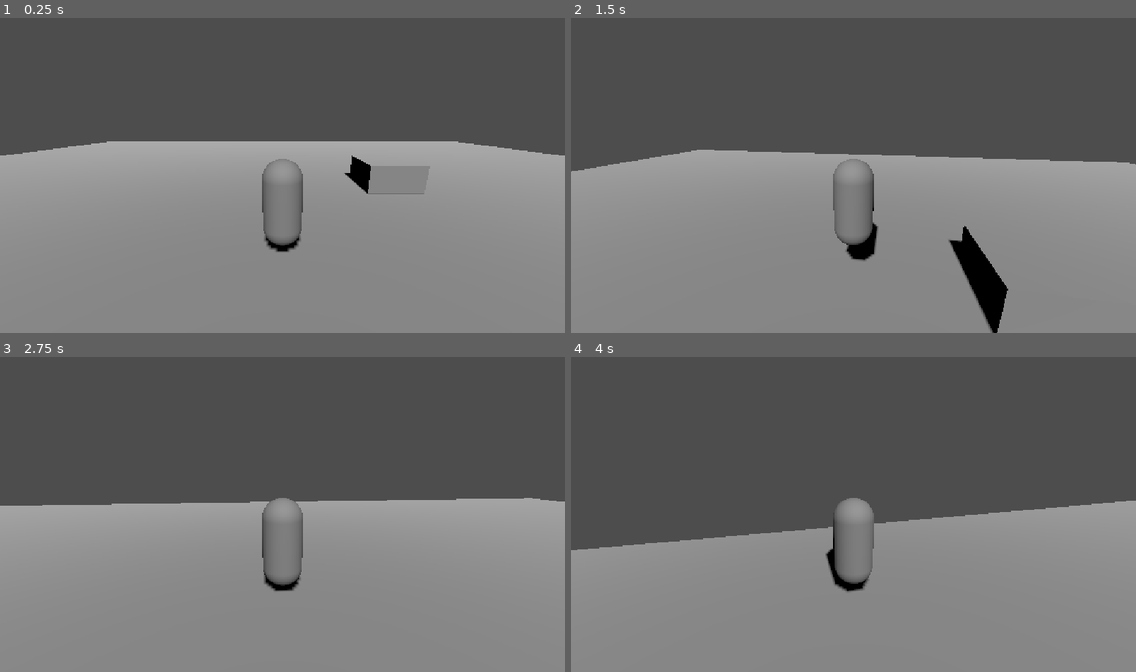
Above: before the commit, frames 1-4 (two rows, left to right).
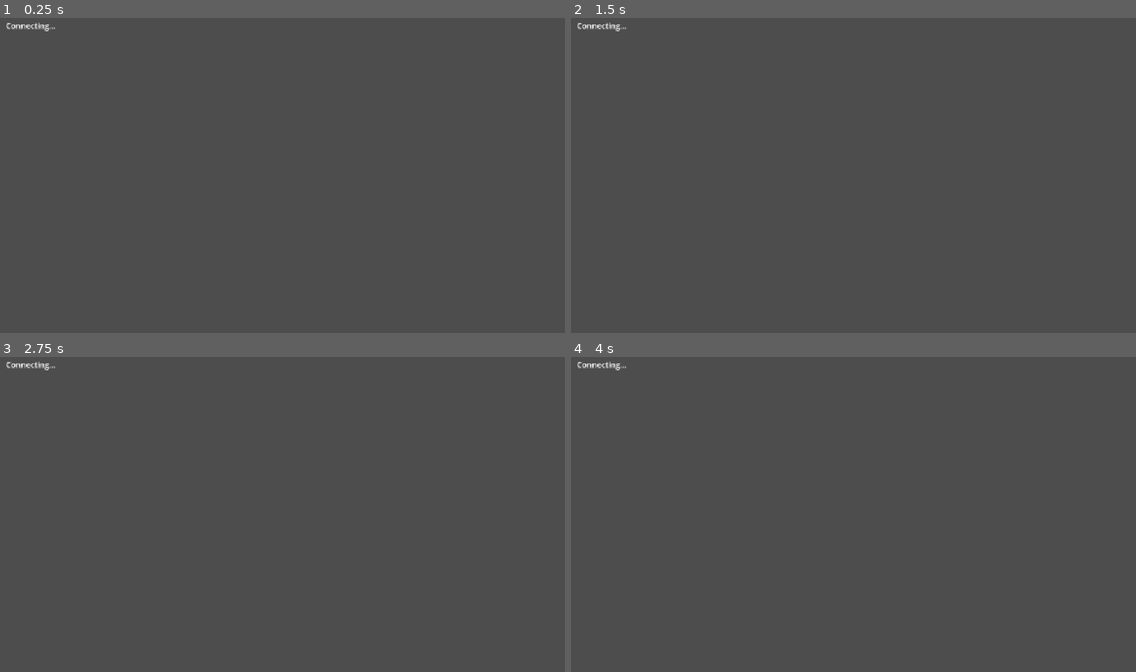
Above: after the commit, the same moments.

Repository: MTAWER77/online-
Game: Godot game, scene res://scenes/worlds/test_room.tscn
Same seed, same stepped clock (60 frames per second), same inputs: the game is played once before the commit and once after it. The project has no main scene, so this scene is started directly.
Inputs (mouse positions are in pixels of both pictures, inside the frame that each line leads up to):
- Up to frame 1 (0.25 s): no input
- Up to frame 2 (1.5 s): tap Enter at 0.5 s; move the mouse to (881, 172) at 0.52 s; hold W (move_forward, bound only before the commit) from 0.53 s (still down); tap F at 0.6, 1.35 s; tap Space (jump, bound only before the commit) at 0.77 s; move the mouse to (825, 175) at 1.27 s
- Up to frame 3 (2.75 s): keep holding W (move_forward, bound only before the commit); tap Space (jump, bound only before the commit) at 1.52 s; move the mouse to (293, 508) at 2.02 s; tap F at 2.1 s
- Up to frame 4 (4 s): keep holding W (move_forward, bound only before the commit); move the mouse to (847, 517) at 2.77 s; tap F at 2.85, 3.6 s; tap Space (jump, bound only before the commit) at 3.02, 3.77 s; move the mouse to (893, 517) at 3.52 s

The runs differ from the first frame. In frame 1, 60% of the frame differs, in the area x 0-100%, y 1-100%; in frame 2, 55%; in frame 3, 54%; in frame 4, 47%.

Commit message:
Add GD-Sync lobby, owner-driven player sync and host-authoritative test
Co-Authored-By: Claude Sonnet 5.5 <noreply@anthropic.com>
Claude-Session: https://claude.ai/code/session_01ERKS8aBLCvtBjR1PsxtFYC

Diff:
--- a/scenes/players/player.tscn
+++ b/scenes/players/player.tscn
@@ -1,6 +1,7 @@
-[gd_scene load_steps=5 format=3]
+[gd_scene load_steps=6 format=3]
 
 [ext_resource type="Script" path="res://scripts/player/player.gd" id="1_player"]
+[ext_resource type="Script" path="res://addons/GD-Sync/Scripts/Types/PropertySynchronizer.gd" id="2_sync"]
 
 [sub_resource type="CapsuleShape3D" id="CapsuleShape3D_player"]
 radius = 0.4
@@ -38,3 +39,13 @@
 margin = 0.2
 
 [node name="Camera3D" type="Camera3D" parent="CameraPivot/SpringArm3D"]
+
+[node name="PropertySynchronizer" type="Node" parent="."]
+script = ExtResource("2_sync")
+broadcast = 2
+process = 1
+refresh_rate = 30
+node_path = NodePath("..")
+properties = PackedStringArray("global_position")
+interpolated = true
+interpolation_speed = 30.0
--- a/scenes/worlds/test_room.tscn
+++ b/scenes/worlds/test_room.tscn
@@ -1,6 +1,8 @@
-[gd_scene load_steps=8 format=3]
+[gd_scene load_steps=10 format=3]
 
 [ext_resource type="PackedScene" path="res://scenes/players/player.tscn" id="1_player"]
+[ext_resource type="Script" path="res://scripts/multiplayer/network_manager.gd" id="2_net"]
+[ext_resource type="Script" path="res://scripts/multiplayer/host_sync_test.gd" id="3_sync_test"]
 
 [sub_resource type="StandardMaterial3D" id="StandardMaterial3D_grey"]
 albedo_color = Color(0.6, 0.6, 0.6, 1)
@@ -18,6 +20,9 @@
 [sub_resource type="BoxMesh" id="BoxMesh_step"]
 material = SubResource("StandardMaterial3D_grey")
 size = Vector3(2, 1, 2)
+
+[sub_resource type="BoxMesh" id="BoxMesh_sync"]
+size = Vector3(1, 1, 1)
 
 [node name="TestRoom" type="Node3D"]
 
@@ -43,5 +48,16 @@
 [node name="MeshInstance3D" type="MeshInstance3D" parent="Step"]
 mesh = SubResource("BoxMesh_step")
 
-[node name="Player" parent="." instance=ExtResource("1_player")]
-transform = Transform3D(1, 0, 0, 0, 1, 0, 0, 0, 1, 0, 0.1, 0)
+[node name="SyncTestBox" type="Node3D" parent="."]
+transform = Transform3D(1, 0, 0, 0, 1, 0, 0, 0, 1, -4, 0.5, -4)
+script = ExtResource("3_sync_test")
+
+[node name="MeshInstance3D" type="MeshInstance3D" parent="SyncTestBox"]
+mesh = SubResource("BoxMesh_sync")
+
+[node name="Players" type="Node3D" parent="."]
+
+[node name="NetworkManager" type="Node" parent="."]
+script = ExtResource("2_net")
+player_scene = ExtResource("1_player")
+players_root = NodePath("../Players")
--- /dev/null
+++ b/scripts/multiplayer/host_sync_test.gd
@@ -0,0 +1,56 @@
+extends Node3D
+## scripts/multiplayer/host_sync_test.gd
+## اختبار التزامن على الـ host: الضغط على F يبدّل لون المكعب عند الاتنين.
+## اللاعب العادي بيطلب من الـ host، والـ host هو اللي يقرر ويطبّق عند الكل.
+## ده نفس النمط اللي هنستخدمه لفتح الباب بعد حل اللغز.
+
+@onready var mesh: MeshInstance3D = $MeshInstance3D
+
+var is_on: bool = false
+var _material: StandardMaterial3D = StandardMaterial3D.new()
+
+
+func _ready() -> void:
+	mesh.material_override = _material
+	_apply_visual()
+	# أي لاعب يقدر يطلب من الـ host
+	GDSync.expose_func(request_toggle)
+	# الـ host بس هو اللي يقدر يفرض الحالة على الباقي
+	GDSync.expose_func(_apply_state, ENUMS.EXPOSE_PERMISSION.HOST)
+	GDSync.client_joined.connect(_on_client_joined)
+
+
+func _unhandled_input(event: InputEvent) -> void:
+	if not (event is InputEventKey):
+		return
+	var key_event := event as InputEventKey
+	if not key_event.pressed or key_event.echo or key_event.physical_keycode != KEY_F:
+		return
+	if not GDSync.is_active():
+		return
+	if GDSync.is_host():
+		request_toggle()
+	else:
+		GDSync.call_func_on(GDSync.get_host(), request_toggle)
+
+
+# بتتنفذ عند الـ host بس
+func request_toggle() -> void:
+	if not GDSync.is_host():
+		return
+	GDSync.call_func_all(_apply_state, not is_on) # call_func_all بتشغّلها عندي وعند الباقي
+
+
+func _apply_state(value: bool) -> void:
+	is_on = value
+	_apply_visual()
+
+
+# لاعب دخل متأخر: الـ host يبعتله الحالة الحالية
+func _on_client_joined(client_id: int) -> void:
+	if GDSync.is_host() and client_id != GDSync.get_client_id():
+		GDSync.call_func_on(client_id, _apply_state, is_on)
+
+
+func _apply_visual() -> void:
+	_material.albedo_color = Color(0.2, 0.8, 0.3) if is_on else Color(0.8, 0.25, 0.25)
--- /dev/null
+++ b/scripts/multiplayer/network_manager.gd
@@ -0,0 +1,130 @@
+extends Node
+## scripts/multiplayer/network_manager.gd
+## الاتصال + إنشاء/دخول اللوبي + عمل لاعب لكل واحد.
+## القاعدة: أول واحد يدخل اللوبي هو الـ host (GD-Sync بتحدده).
+## كل لاعب هو owner للاعبه (حركته منه)، والـ host هو صاحب القرار في الحالة المشتركة.
+
+signal lobby_entered(is_host: bool)
+
+@export var lobby_name: String = "coop-test-room"
+@export var use_local_multiplayer: bool = false # للتجربة من غير مفاتيح (GDSync local)
+@export var player_scene: PackedScene
+@export var players_root: Node3D
+@export var spawn_origin: Vector3 = Vector3(0.0, 0.1, 0.0)
+@export var spawn_spacing: float = 2.0
+
+var _player_spawned: bool = false
+var _status_label: Label
+
+
+func _ready() -> void:
+	_build_status_label()
+
+	GDSync.connected.connect(_on_connected)
+	GDSync.connection_failed.connect(_on_connection_failed)
+	GDSync.lobby_created.connect(_on_lobby_created)
+	GDSync.lobby_creation_failed.connect(_on_lobby_creation_failed)
+	GDSync.lobby_joined.connect(_on_lobby_joined)
+	GDSync.lobby_join_failed.connect(_on_lobby_join_failed)
+	GDSync.client_left.connect(_on_client_left)
+	GDSync.host_changed.connect(_on_host_changed)
+
+	_set_status("Connecting...")
+	if use_local_multiplayer:
+		GDSync.start_local_multiplayer()
+	else:
+		GDSync.start_multiplayer()
+
+
+func _on_connected() -> void:
+	_set_status("Connected, joining lobby...")
+	# نحاول ندخل الأول، لو مش موجود نعمله
+	GDSync.lobby_join(lobby_name)
+
+
+func _on_connection_failed(error: int) -> void:
+	match error:
+		ENUMS.CONNECTION_FAILED.INVALID_PUBLIC_KEY:
+			_set_status("Connection failed: invalid keys")
+		ENUMS.CONNECTION_FAILED.TIMEOUT:
+			_set_status("Connection failed: timeout")
+		_:
+			_set_status("Connection failed (%d)" % error)
+	push_error("GDSync connection failed: %d" % error)
+
+
+func _on_lobby_join_failed(failed_lobby: String, error: int) -> void:
+	if error == ENUMS.LOBBY_JOIN_ERROR.LOBBY_DOES_NOT_EXIST:
+		# اللوبي مش موجود، يبقى أنا اللي هعمله (2 لاعبين، مش public)
+		GDSync.lobby_create(failed_lobby, "", false, 2)
+	else:
+		_set_status("Join failed (%d)" % error)
+		push_error("Lobby join failed: %d" % error)
+
+
+func _on_lobby_created(created_lobby: String) -> void:
+	GDSync.lobby_join(created_lobby) # لازم ندخل خلال 5 ثواني
+
+
+func _on_lobby_creation_failed(failed_lobby: String, error: int) -> void:
+	if error == ENUMS.LOBBY_CREATION_ERROR.LOBBY_ALREADY_EXISTS:
+		# واحد تاني سبقني وعمله، أدخل بس
+		GDSync.lobby_join(failed_lobby)
+	else:
+		_set_status("Create failed (%d)" % error)
+		push_error("Lobby creation failed: %d" % error)
+
+
+func _on_lobby_joined(_joined_lobby: String) -> void:
+	_refresh_status()
+	_spawn_local_player()
+	lobby_entered.emit(GDSync.is_host())
+
+
+func _on_host_changed(_is_host: bool, _new_host_id: int) -> void:
+	_refresh_status()
+
+
+func _on_client_left(client_id: int) -> void:
+	# الـ host بس هو اللي يمسح لاعب اللي خرج (عشان ما يتمسحش مرتين)
+	if not GDSync.is_host() or players_root == null:
+		return
+	for child in players_root.get_children():
+		if GDSync.get_gdsync_owner(child) == client_id:
+			GDSync.multiplayer_queue_free(child)
+	_refresh_status()
+
+
+func _spawn_local_player() -> void:
+	if _player_spawned or player_scene == null or players_root == null:
+		return
+	_player_spawned = true
+
+	# ترتيب الـ IDs ثابت عند الاتنين، فكل لاعب ياخد مكان مختلف
+	var clients: Array = GDSync.lobby_get_all_clients()
+	clients.sort()
+	var index: int = maxi(clients.find(GDSync.get_client_id()), 0)
+
+	var player := GDSync.multiplayer_instantiate(player_scene, players_root) as Node3D
+	player.global_position = spawn_origin + Vector3(index * spawn_spacing, 0.0, 0.0)
+	GDSync.set_gdsync_owner(player, GDSync.get_client_id())
+
+
+# ---- شاشة حالة صغيرة للتجربة (Debug) ----
+func _build_status_label() -> void:
+	var layer := CanvasLayer.new()
+	_status_label = Label.new()
+	_status_label.position = Vector2(12.0, 8.0)
+	layer.add_child(_status_label)
+	add_child(layer)
+
+
+func _refresh_status() -> void:
+	var role: String = "HOST" if GDSync.is_host() else "CLIENT"
+	_set_status("%s | id %d | players %d | F = test sync" % [
+		role, GDSync.get_client_id(), GDSync.lobby_get_player_count()])
+
+
+func _set_status(text: String) -> void:
+	if _status_label != null:
+		_status_label.text = text
--- a/scripts/player/player.gd
+++ b/scripts/player/player.gd
@@ -1,6 +1,7 @@
 extends CharacterBody3D
 ## scripts/player/player.gd
-## حركة لاعب Third Person (لاعب واحد، من غير شبكة).
+## حركة لاعب Third Person. كل لاعب بيتحكم في لاعبه هو بس (owner)،
+## واللاعبين التانيين بيتحركوا بالـ PropertySynchronizer (position بس).
 
 @export_group("Movement")
 @export var move_speed: float = 5.0
@@ -16,11 +17,16 @@
 
 @onready var camera_pivot: Node3D = $CameraPivot
 @onready var spring_arm: SpringArm3D = $CameraPivot/SpringArm3D
+@onready var camera: Camera3D = $CameraPivot/SpringArm3D/Camera3D
 @onready var visual: Node3D = $Visual
 
 var gravity: float = float(ProjectSettings.get_setting("physics/3d/default_gravity"))
 var yaw: float = 0.0
 var pitch: float = deg_to_rad(-15.0)
+
+# -1 مش معروف لسه، 0 لاعب بعيد، 1 لاعبي أنا
+var _locality: int = -1
+var _last_position: Vector3 = Vector3.ZERO
 
 
 func _ready() -> void:
@@ -28,10 +34,31 @@
 	# الكاميرا ما تصطدمش بجسم اللاعب نفسه
 	spring_arm.add_excluded_object(get_rid())
 	spring_arm.rotation.x = pitch
-	Input.mouse_mode = Input.MOUSE_MODE_CAPTURED
+	_last_position = global_position
+	_refresh_locality()
+
+
+# لو مفيش اتصال (تشغيل مشهد اللاعب لوحده) اللاعب دايمًا محلي
+func _is_local() -> bool:
+	return not GDSync.is_active() or GDSync.is_gdsync_owner(self)
+
+
+# الـ owner بيتحدد بعد ما اللاعب يتعمل، فبنتأكد كل فريم
+func _refresh_locality() -> void:
+	var new_locality: int = 1 if _is_local() else 0
+	if new_locality == _locality:
+		return
+	_locality = new_locality
+	if _locality == 1:
+		camera.make_current()
+		Input.mouse_mode = Input.MOUSE_MODE_CAPTURED
+	else:
+		camera.clear_current(false) # كاميرا اللاعب البعيد ما تتفعلش عندي
 
 
 func _unhandled_input(event: InputEvent) -> void:
+	if _locality != 1:
+		return
 	if event is InputEventMouseMotion and Input.mouse_mode == Input.MOUSE_MODE_CAPTURED:
 		var motion := event as InputEventMouseMotion
 		yaw -= motion.relative.x * mouse_sensitivity
@@ -46,6 +73,11 @@
 
 
 func _physics_process(delta: float) -> void:
+	_refresh_locality()
+	if _locality != 1:
+		_update_remote_facing(delta)
+		return
+
 	# جاذبية
 	if not is_on_floor():
 		velocity.y -= gravity * delta
@@ -63,15 +95,27 @@
 	var horizontal := Vector3(velocity.x, 0.0, velocity.z)
 	if direction.length() > 0.01:
 		horizontal = horizontal.move_toward(direction.normalized() * move_speed, acceleration * delta)
-		# لف الجسم ناحية اتجاه الحركة
-		var target_yaw: float = atan2(-direction.x, -direction.z)
-		visual.rotation.y = lerp_angle(visual.rotation.y, target_yaw, turn_speed * delta)
+		_face_direction(direction, delta)
 	else:
 		horizontal = horizontal.move_toward(Vector3.ZERO, deceleration * delta)
 
 	velocity.x = horizontal.x
 	velocity.z = horizontal.z
 	move_and_slide()
+
+
+# اللاعب البعيد: الـ position بيوصل من الشبكة، والاتجاه بنحسبه من فرق الحركة
+func _update_remote_facing(delta: float) -> void:
+	var moved: Vector3 = global_position - _last_position
+	_last_position = global_position
+	moved.y = 0.0
+	if moved.length() > 0.001:
+		_face_direction(moved, delta)
+
+
+func _face_direction(direction: Vector3, delta: float) -> void:
+	var target_yaw: float = atan2(-direction.x, -direction.z)
+	visual.rotation.y = lerp_angle(visual.rotation.y, target_yaw, turn_speed * delta)
 
 
 # تسجيل الأزرار من الكود عشان ما نعدلش project.godot بإيدينا
